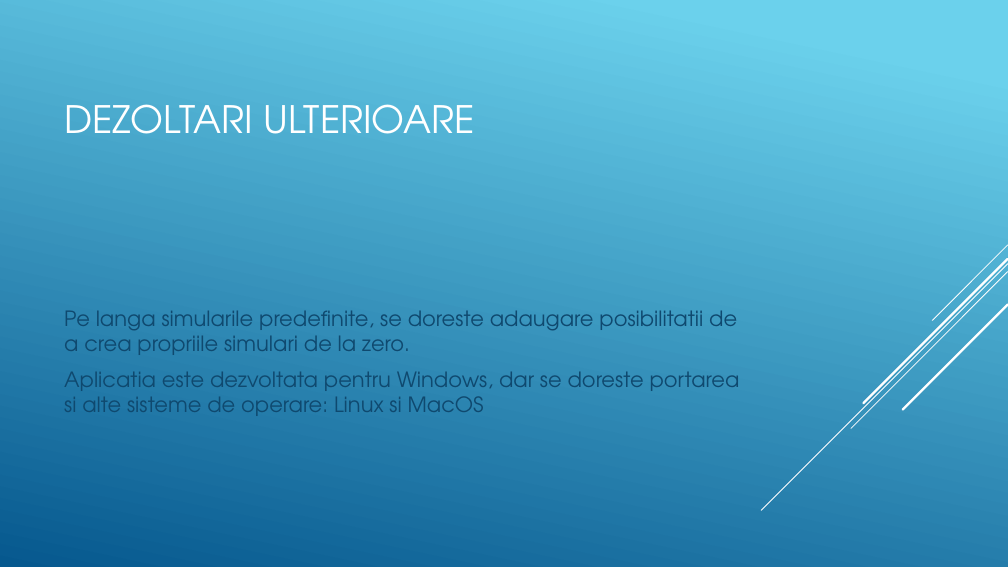
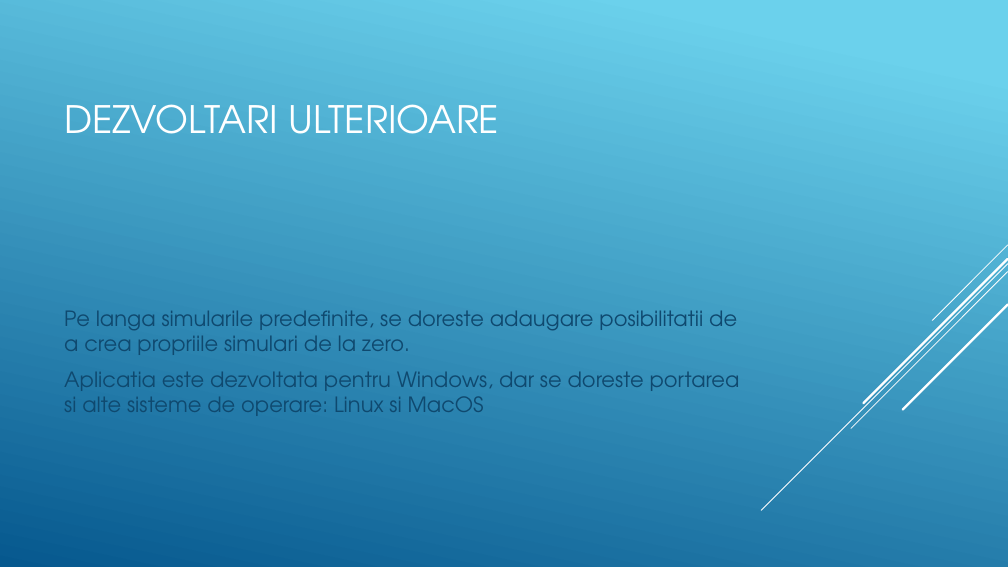
Before and after one commit to student-andreas/ASIPSI-proiect, a slide deck: slide 8 of Manea_Andreas_Prezentare_ASIPSI.pptx (slide 7 before the commit). Drawn at 1008x567 pixels with LibreOffice and Linux fonts; fonts in the diff are those of the drawing. Boxes give left, top, right and bottom in pixels: in the first picture for what was removed or moved away, otherwise in the second. Text is boxed around its words. In the diff, an @@ line names an element or a change of style, - is before the commit and + after.

```diff
--- a/Manea_Andreas_Prezentare_ASIPSI.pptx
+++ b/Manea_Andreas_Prezentare_ASIPSI.pptx
@@ title at [64, 104, 499, 134]: text changed @@
-DEZOLTARI ULTERIOARE
+DEZVOLTARI ULTERIOARE
```
Also in this commit, not shown: 1 slide added.
